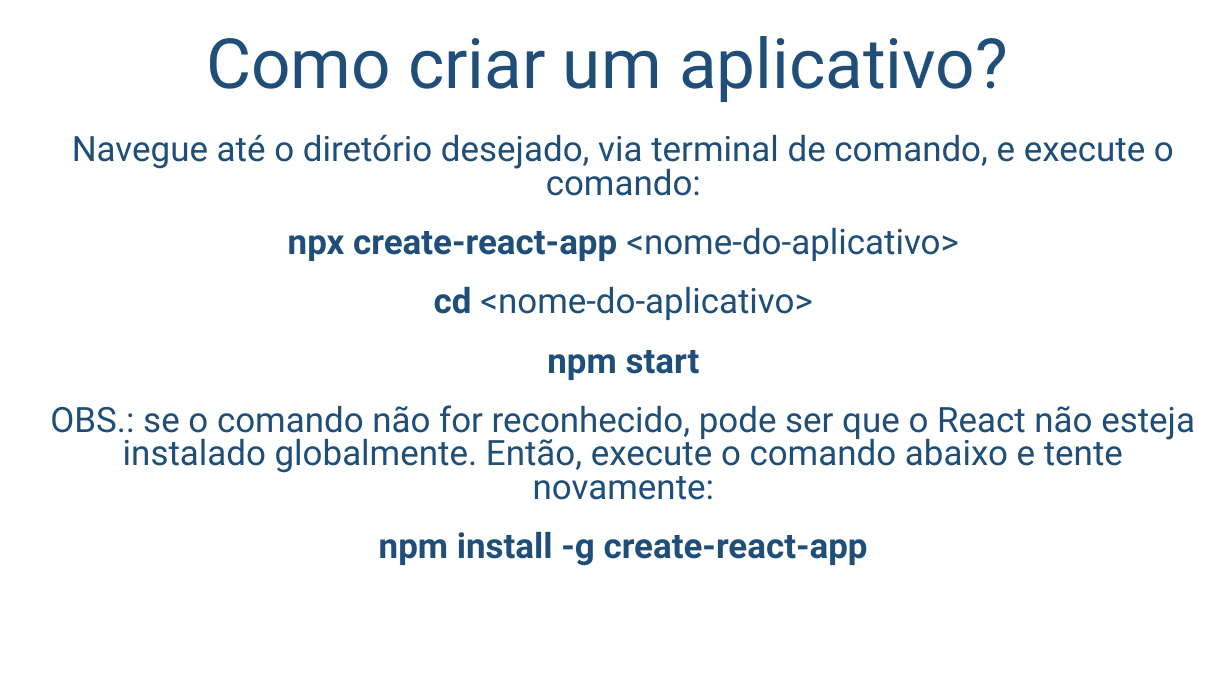
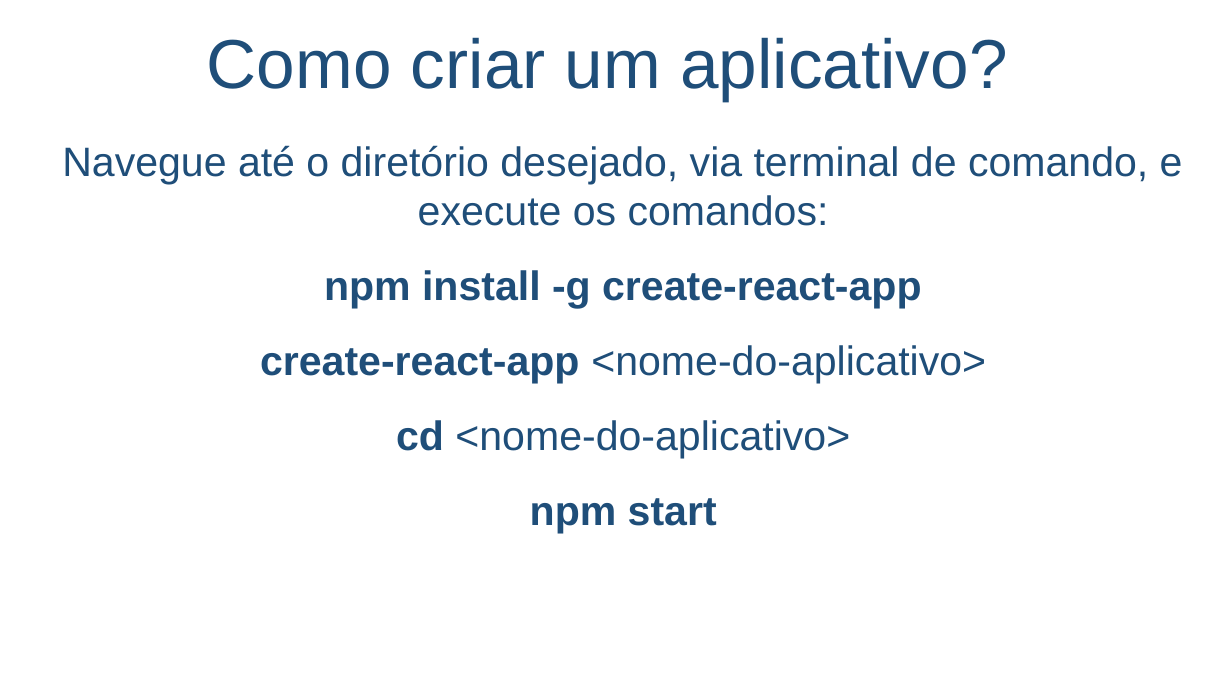
Before and after one commit to salmo-jr/public-slides, a slide deck: slide 6 of React.pptx. Drawn at 1232x693 pixels with LibreOffice and Linux fonts; fonts in the diff are those of the drawing; background and template pictures are left out. Boxes give left, top, right and bottom in pixels: in the first picture for what was removed or moved away, otherwise in the second. Text is boxed around its words. In the diff, an @@ line names an element or a change of style, - is before the commit and + after.

```diff
--- a/React.pptx
+++ b/React.pptx
@@ text "Como criar um aplicativo?" at [207, 37, 1007, 101]: font Roboto to Arial @@
@@ text at [62, 145, 1183, 383]: text changed; size 27.2 to 32 pt; font Roboto to Arial @@
-Navegue até o diretório desejado, via terminal de comando, e execute o comando:
-npx create-react-app <nome-do-aplicativo>
+Navegue até o diretório desejado, via terminal de comando, e execute os comandos:
+npm install -g create-react-app
+create-react-app <nome-do-aplicativo>
@@ text at [50, 405, 1195, 566]: paragraphs removed @@
-OBS.: se o comando não for reconhecido, pode ser que o React não esteja instalado globalmente. Então, execute o comando abaixo e tente novamente:
-npm install -g create-react-app
@@ text at [396, 420, 850, 533]: size 27.2 to 32 pt, font Roboto to Arial in "cd <nome-do-aplicativo>", "npm start"; line spacing 0.8 to 1 @@
```
Also in this commit, not shown: 11 other slides changed, 1 other file.
